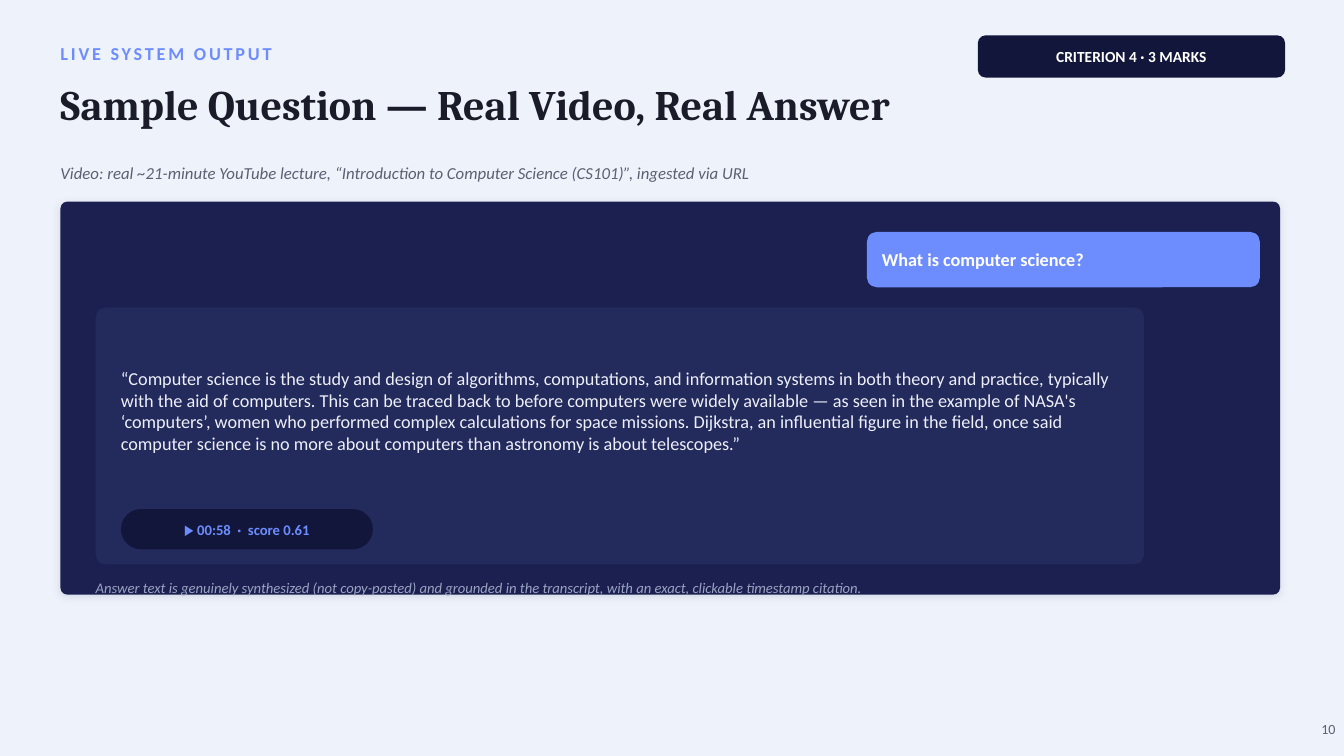
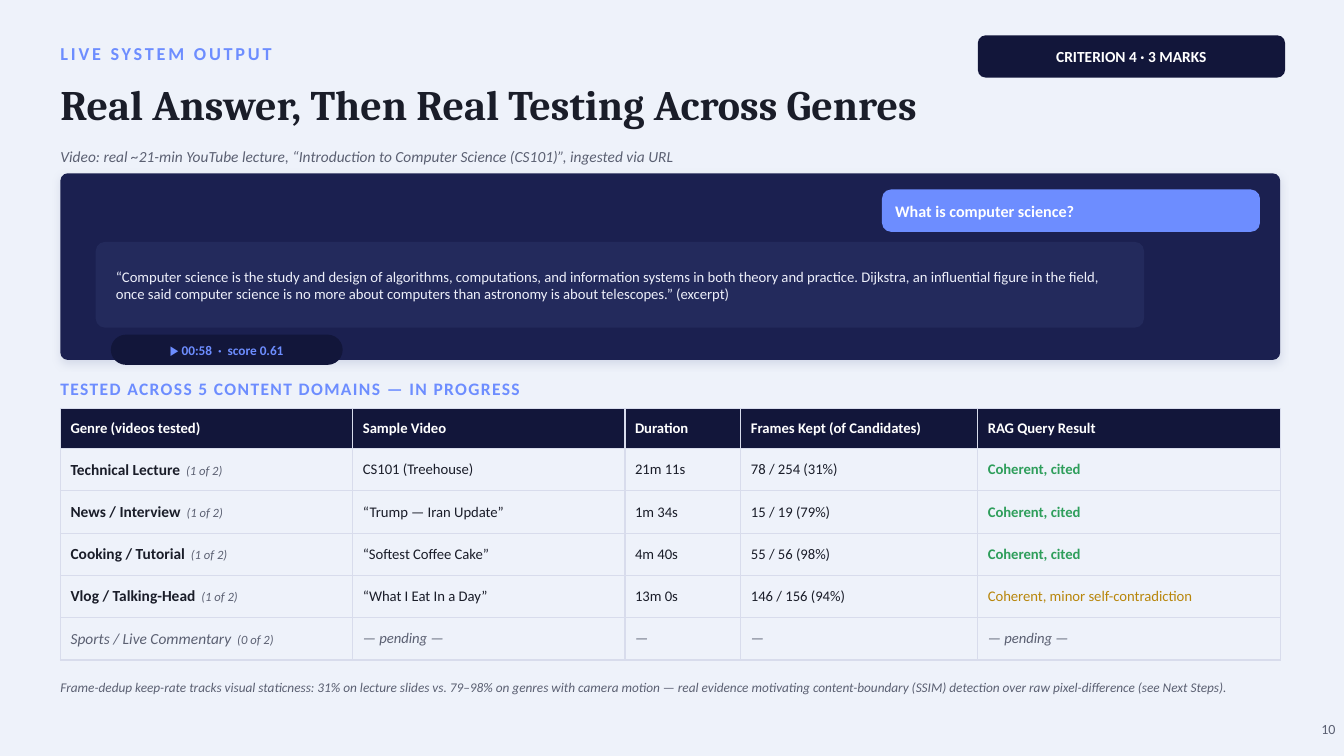
Before and after one commit to keerthi1605/VIDSENSE-AI, a slide deck: slide 10 of docs/VidSense_AI_Review3.pptx. Drawn at 1344x756 pixels with LibreOffice and Linux fonts; fonts in the diff are those of the drawing. Boxes give left, top, right and bottom in pixels: in the first picture for what was removed or moved away, otherwise in the second. Text is boxed around its words. In the diff, an @@ line names an element or a change of style, - is before the commit and + after.

```diff
--- a/docs/VidSense_AI_Review3.pptx
+++ b/docs/VidSense_AI_Review3.pptx
@@ text at (x1=60, y1=90, x2=917, y2=129): text changed @@
-Sample Question — Real Video, Real Answer
+Real Answer, Then Real Testing Across Genres
@@ text at (x1=60, y1=151, x2=673, y2=165): text changed; size 12 to 11 pt @@
-Video: real ~21-minute YouTube lecture, “Introduction to Computer Science (CS101)”, ingested via URL
+Video: real ~21-min YouTube lecture, “Introduction to Computer Science (CS101)”, ingested via URL
@@ rounded rectangle resized from (x1=60, y1=202, x2=1280, y2=595) to (x1=60, y1=173, x2=1280, y2=360) @@
@@ rounded rectangle resized from (x1=867, y1=232, x2=1260, y2=287) to (x1=882, y1=190, x2=1260, y2=232) @@
@@ text "What is computer science?" moved from (x1=882, y1=253, x2=1083, y2=269) to (x1=895, y1=205, x2=1074, y2=220) @@
@@ text "What is computer science?" at (x1=895, y1=205, x2=1074, y2=220): size 13 to 11.5 pt @@
@@ proportions changed in 3 elements at (x1=882, y1=190, x2=1260, y2=232), (x1=60, y1=173, x2=1280, y2=360), (x1=96, y1=242, x2=1144, y2=328) @@
@@ rounded rectangle resized from (x1=96, y1=308, x2=1144, y2=565) to (x1=96, y1=242, x2=1144, y2=328) @@
@@ text at (x1=116, y1=271, x2=1099, y2=302): text changed; size 13 to 10.5 pt @@
-“Computer science is the study and design of algorithms, computations, and information systems in both theory and practice, typically with the aid of computers. This can be traced back to before computers were widely available — as seen in the example of NASA's ‘computers’, women who performed complex calculations for space missions. Dijkstra, an influential figure in the field, once said computer science is no more about computers than astronomy is about telescopes.”
+“Computer science is the study and design of algorithms, computations, and information systems in both theory and practice. Dijkstra, an influential figure in the field, once said computer science is no more about computers than astronomy is about telescopes.” (excerpt)
@@ text "▶ 00:58 · score 0.61" moved from (x1=197, y1=525, x2=309, y2=535) to (x1=182, y1=346, x2=284, y2=355) @@
@@ text "▶ 00:58 · score 0.61" at (x1=182, y1=346, x2=284, y2=355): size 10.5 to 9.5 pt @@
@@ rounded rectangle resized from (x1=121, y1=509, x2=373, y2=549) to (x1=111, y1=335, x2=343, y2=365) @@
@@ text added at (x1=60, y1=383, x2=520, y2=395), 12.5 pt, text #6D8DFF, bold @@
+TESTED ACROSS 5 CONTENT DOMAINS — IN PROGRESS
@@ table added at (x1=60, y1=408, x2=1280, y2=651), 6 rows, 5 columns @@
+Genre (videos tested) | Sample Video | Duration | Frames Kept (of Candidates) | RAG Query Result
+Technical Lecture (1 of 2) | CS101 (Treehouse) | 21m 11s | 78 / 254 (31%) | Coherent, cited
+News / Interview (1 of 2) | “Trump — Iran Update” | 1m 34s | 15 / 19 (79%) | Coherent, cited
+Cooking / Tutorial (1 of 2) | “Softest Coffee Cake” | 4m 40s | 55 / 56 (98%) | Coherent, cited
+Vlog / Talking-Head (1 of 2) | “What I Eat In a Day” | 13m 0s | 146 / 156 (94%) | Coherent, minor self-contradiction
+Sports / Live Commentary (0 of 2) | — pending — | — | — | — pending —
@@ text removed at (x1=96, y1=582, x2=861, y2=597) @@
-Answer text is genuinely synthesized (not copy-pasted) and grounded in the transcript, with an exact, clickable timestamp citation.
@@ text added at (x1=60, y1=682, x2=1227, y2=694), 9.5 pt, text #5B6072, italic @@
+Frame-dedup keep-rate tracks visual staticness: 31% on lecture slides vs. 79–98% on genres with camera motion — real evidence motivating content-boundary (SSIM) detection over raw pixel-difference (see Next Steps).
```
